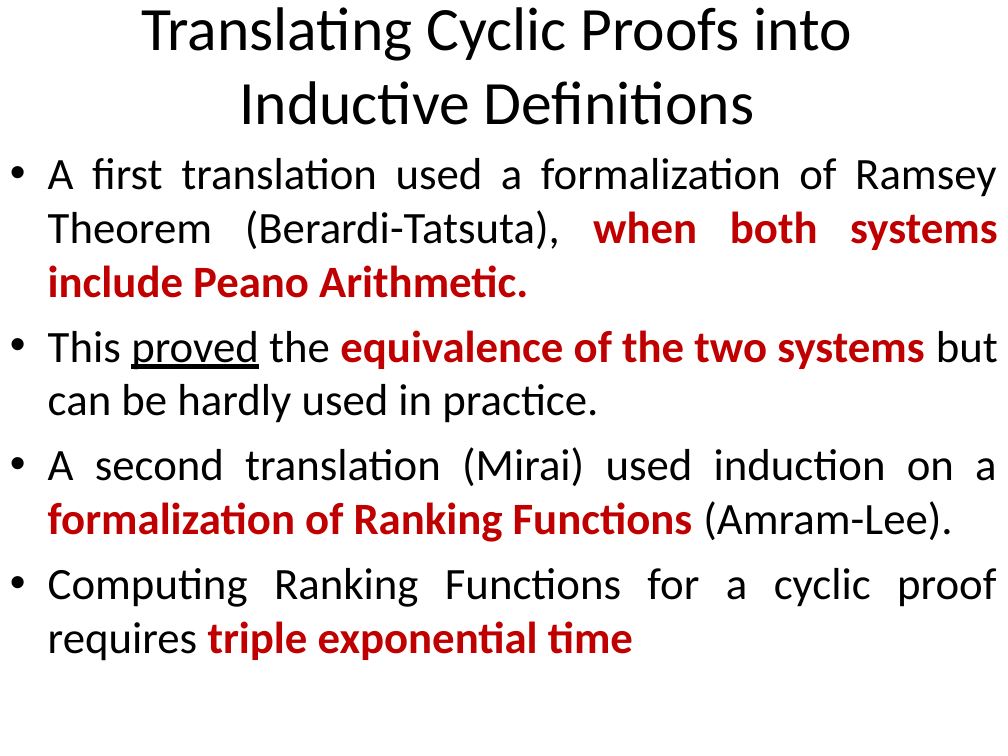
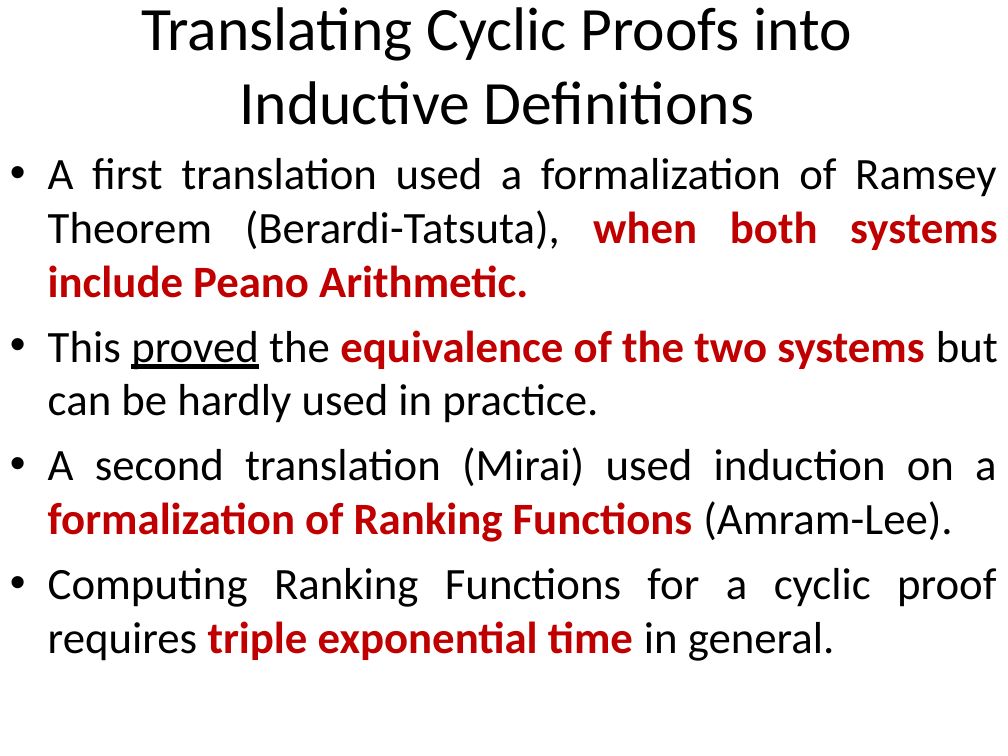
Before and after one commit to stefanoangeloberardi/GTC-injective, a slide deck: slide 3 of PDF/20260219-FUEFUKI24-Isawa Onsen-Injectivity-Slides.ppt. Drawn at 1008x756 pixels with LibreOffice and Linux fonts; fonts in the diff are those of the drawing. Boxes give left, top, right and bottom in pixels: in the first picture for what was removed or moved away, otherwise in the second. Text is boxed around its words. In the diff, an @@ line names an element or a change of style, - is before the commit and + after.

```diff
--- a/PDF/20260219-FUEFUKI24-Isawa Onsen-Injectivity-Slides.ppt
+++ b/PDF/20260219-FUEFUKI24-Isawa Onsen-Injectivity-Slides.ppt
@@ text at (x1=48, y1=568, x2=996, y2=661): text changed @@
-• Computing Ranking Functions for a cyclic proof requires triple exponential time
+• Computing Ranking Functions for a cyclic proof requires triple exponential time in general.
```
Also in this commit, not shown: 10 other slides changed, 1 slide added.
